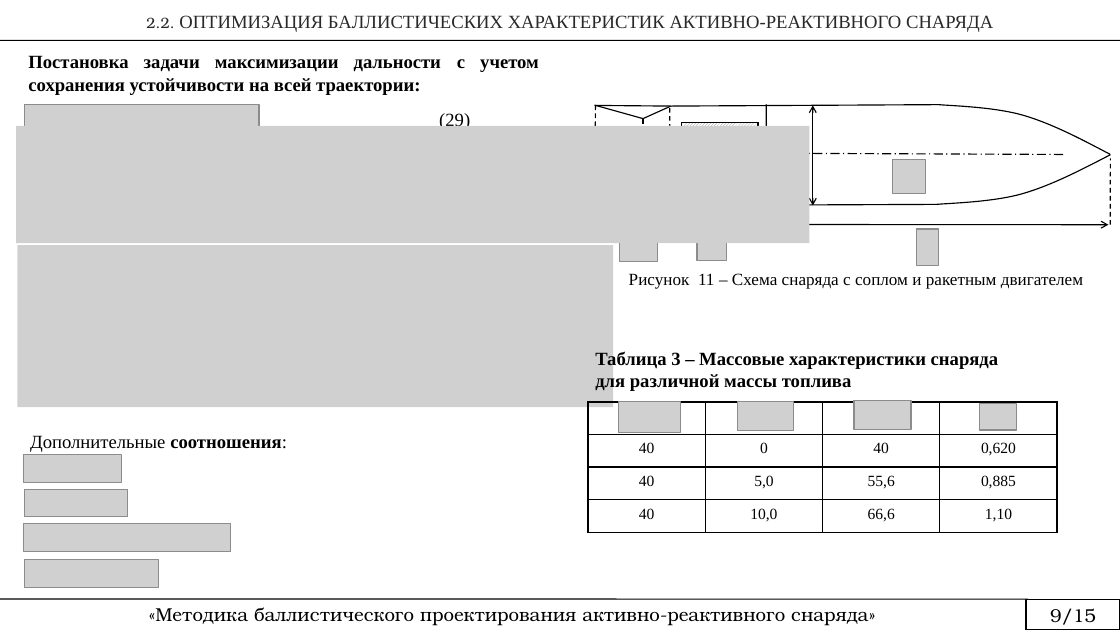
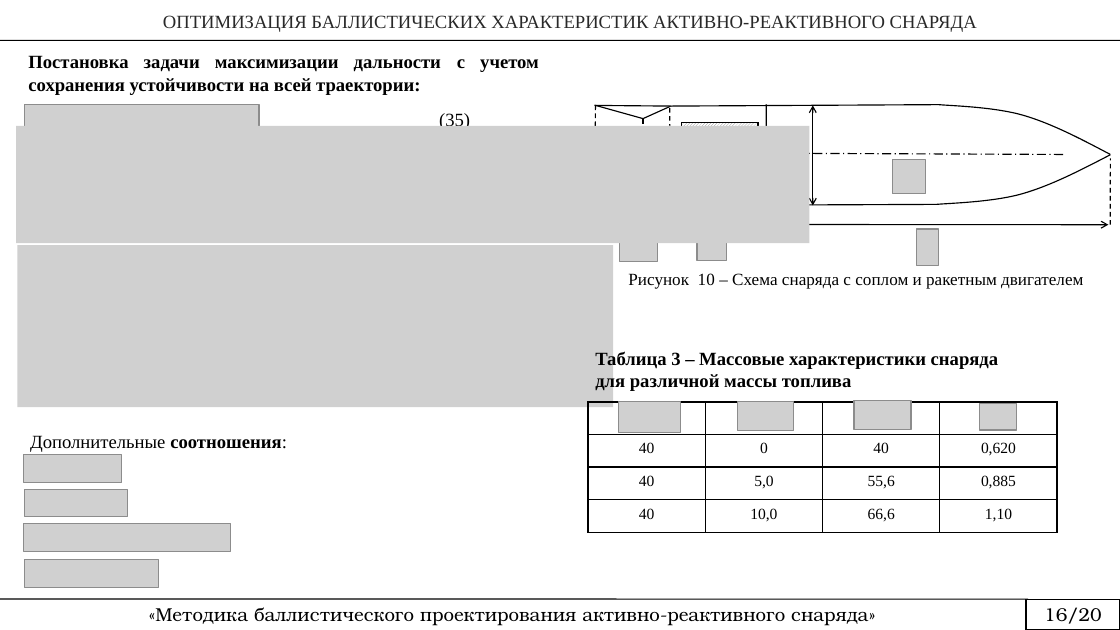
Before and after one commit to rustam-mansurov/cats, a slide deck: slide 16 of Аспирантура/Новье/План диссертации.pptx (slide 17 before the commit). Drawn at 1120x630 pixels with LibreOffice and Linux fonts; fonts in the diff are those of the drawing; grey boxes stand for pictures; background and template pictures are left out. Boxes give left, top, right and bottom in pixels: in the first picture for what was removed or moved away, otherwise in the second. Text is boxed around its words. In the diff, an @@ line names an element or a change of style, - is before the commit and + after.

```diff
--- a/Аспирантура/Новье/План диссертации.pptx
+++ b/Аспирантура/Новье/План диссертации.pptx
@@ text at <box>163,15,977,32</box>: text changed @@
-2.2. ОПТИМИЗАЦИЯ БАЛЛИСТИЧЕСКИХ ХАРАКТЕРИСТИК АКТИВНО-РЕАКТИВНОГО СНАРЯДА
+ОПТИМИЗАЦИЯ БАЛЛИСТИЧЕСКИХ ХАРАКТЕРИСТИК АКТИВНО-РЕАКТИВНОГО СНАРЯДА
@@ text at <box>439,112,470,126</box>: text changed @@
-(29)
+(35)
@@ text at <box>628,273,1083,289</box>: text changed @@
-Рисунок 11 – Схема снаряда с соплом и ракетным двигателем
+Рисунок 10 – Схема снаряда с соплом и ракетным двигателем
@@ text in rectangle at <box>1044,607,1101,624</box>: text changed @@
-9/15
+16/20
```
Also in this commit, not shown: 17 other slides changed, 1 slide added, 3 slides removed.
